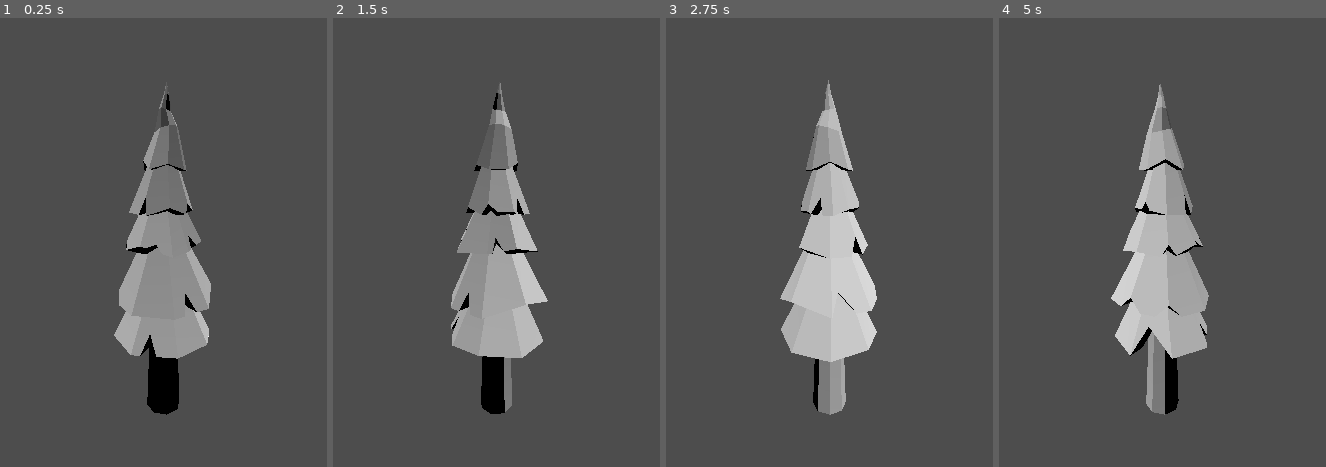
Above: before the commit, frames 1-4 (left to right).
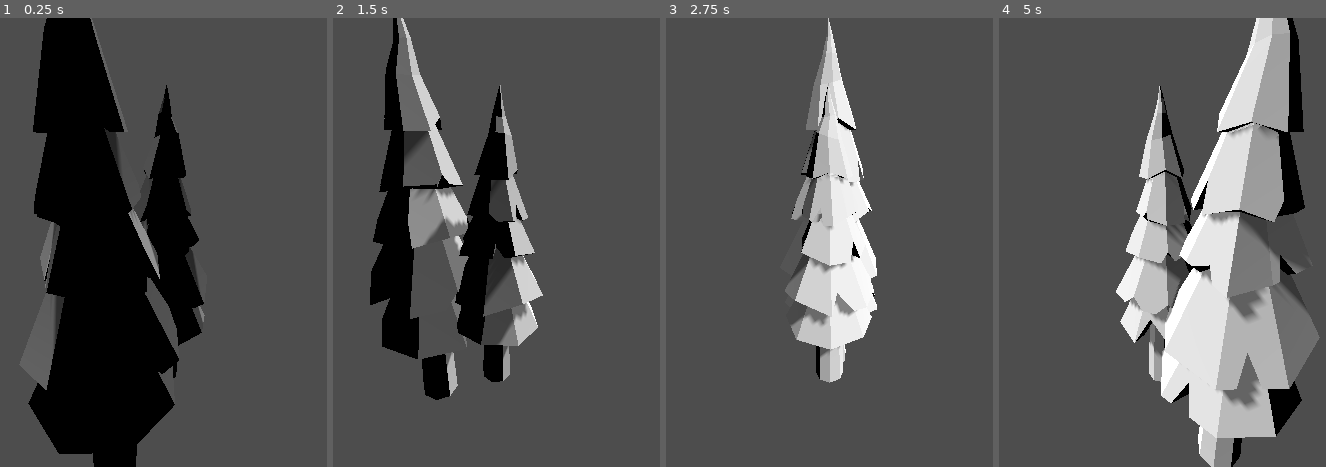
Above: after the commit, the same moments.

Repository: cjamierun/milestone
Game: Godot game, scene res://test_scene_alpha.tscn
The game is run twice, just before and just after one commit, with the same random seed, the same clock (stepped at 60 frames per second) and the same inputs.
Inputs:
- Up to frame 1 (0.25 s): no input
- Up to frame 2 (1.5 s): no input
- Up to frame 3 (2.75 s): no input
- Up to frame 4 (5 s): no input

The runs differ from the first frame. In frame 1, 34% of the frame differs, in the area x 8-65%, y 0-100%; in frame 2, 20%; in frame 3, 11%; in frame 4, 33%.

Commit message:
TEST .blend file importing to Godot
After a lot of material and shader issues, it doesn't seem to be worth it. .gltf file format seems superior, at least for now.

Diff:
--- a/project.godot
+++ b/project.godot
@@ -19,6 +19,10 @@
 
 project/assembly_name="Milestone"
 
+[editor]
+
+movie_writer/movie_file="C:/Users/tursk/OneDrive/Documentos/repos/milestone/test_2.avi"
+
 [filesystem]
 
 import/fbx/enabled=false
--- a/test_scene_alpha.tscn
+++ b/test_scene_alpha.tscn
@@ -6,7 +6,10 @@
 [node name="Node3D" type="Node3D"]
 
 [node name="DirectionalLight3D" type="DirectionalLight3D" parent="."]
-transform = Transform3D(1, 0, 0, 0, 0.19983, 0.979831, 0, -0.979831, 0.19983, 0, 4.22636, 5.00917)
+transform = Transform3D(1, 0, 0, 0, 0.616115, 0.787656, 0, -0.787656, 0.616115, 0, 9.46077, 11.0217)
+shadow_enabled = true
+shadow_opacity = 0.74
+shadow_blur = 2.0
 
 [node name="Camera3D" type="Camera3D" parent="."]
 transform = Transform3D(-0.0949728, -0.5, 0.860802, -0.0548326, 0.866025, 0.496984, -0.993969, 0, -0.109665, 3.86121, 4.51133, -0.810401)
@@ -16,4 +19,7 @@
 offset = Vector3(0, 3.5, 0)
 
 [node name="woodland_spruce_1" parent="." instance=ExtResource("1_m78e3")]
-transform = Transform3D(1, 0, 0, 0, 1, 0, 0, 0, 1, 1.62091, 0, 4.10069)
+transform = Transform3D(1, 0, 0, 0, 1, 0, 0, 0, 1, 1.62091, -1.20764, 4.10069)
+
+[node name="woodland_spruce_2" parent="." instance=ExtResource("1_m78e3")]
+transform = Transform3D(-0.731915, 0, -1.19344, 0, 1.4, 0, 1.19344, 0, -0.731915, 2.91374, -2.3572, 2.96457)
Not shown, changed: .gitignore
